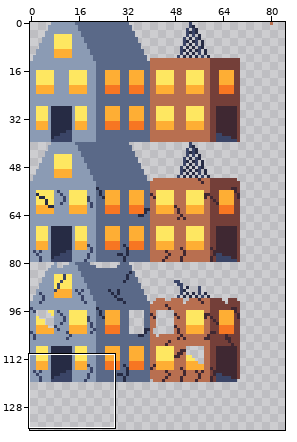
A pixel-art file gets an edit: assets/sprites/buildings.ase. Above: a wide view before the commit, with the close-up outlined.
Close-up. As it was:
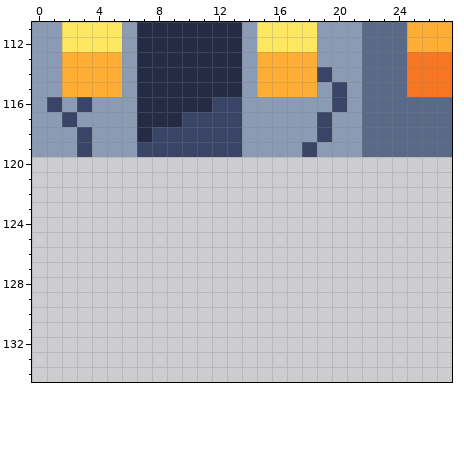
512x512 pixels, 1 frame. Shown: x 0..27, y 111..134. The wide view leaves out empty margins.
The same view after the edit:
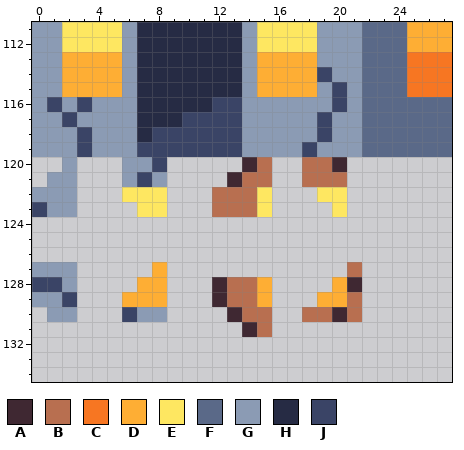
Palette (. is transparent): A #3f2832  B #b86f50  C #f77622  D #feae34  E #fee761  F #5a6988  G #8b9bb4  H #262b44  J #3a4466
Change:
y 120: x 2 . -> G; x 6..8 ... -> GGJ; x 14..15 .. -> AB; x 18..20 ... -> BBA
y 121: x 1..2 .. -> GG; x 6..8 ... -> GJG; x 13..15 ... -> ABB; x 18..20 ... -> BBB
y 122: x 0..2 ... -> GGG; x 6..8 ... -> EEE; x 12..15 .... -> BBBE; x 19..20 .. -> EE
y 123: x 0..2 ... -> JGG; x 7..8 .. -> EE; x 12..15 .... -> BBBE; x 20 . -> E
y 127: x 0..2 ... -> GGG; x 8 . -> D; x 21 . -> B
y 128: x 0..2 ... -> JJG; x 7..8 .. -> DD; x 12..15 .... -> ABBD; x 20..21 .. -> DA
y 129: x 0..2 ... -> GGJ; x 6..8 ... -> DDD; x 12..15 .... -> ABBD; x 19..21 ... -> DDB
y 130: x 1..2 .. -> GG; x 6..8 ... -> JGG; x 13..15 ... -> ABB; x 18..21 .... -> BBAB
y 131: x 14..15 .. -> AB
